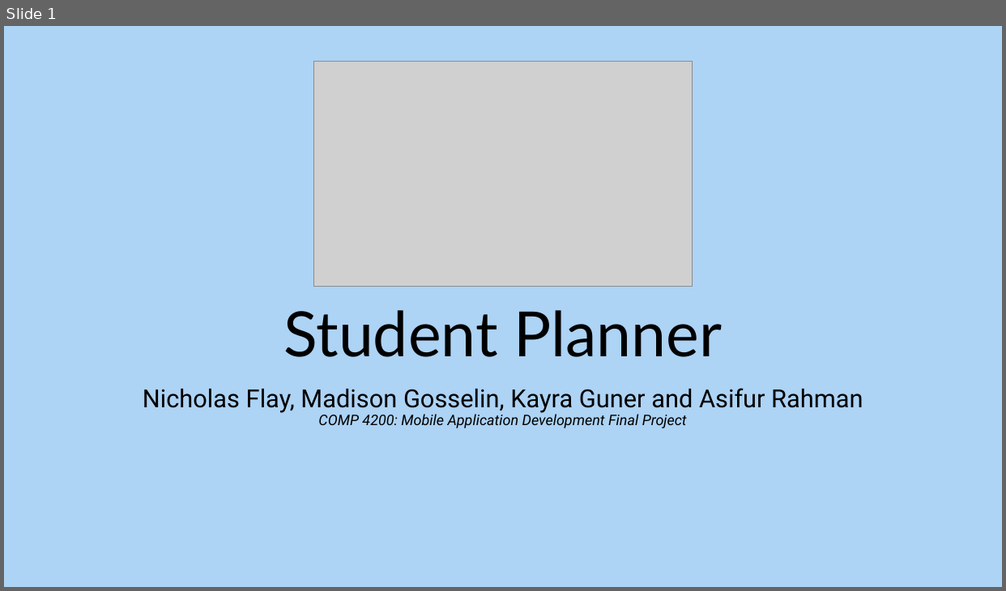
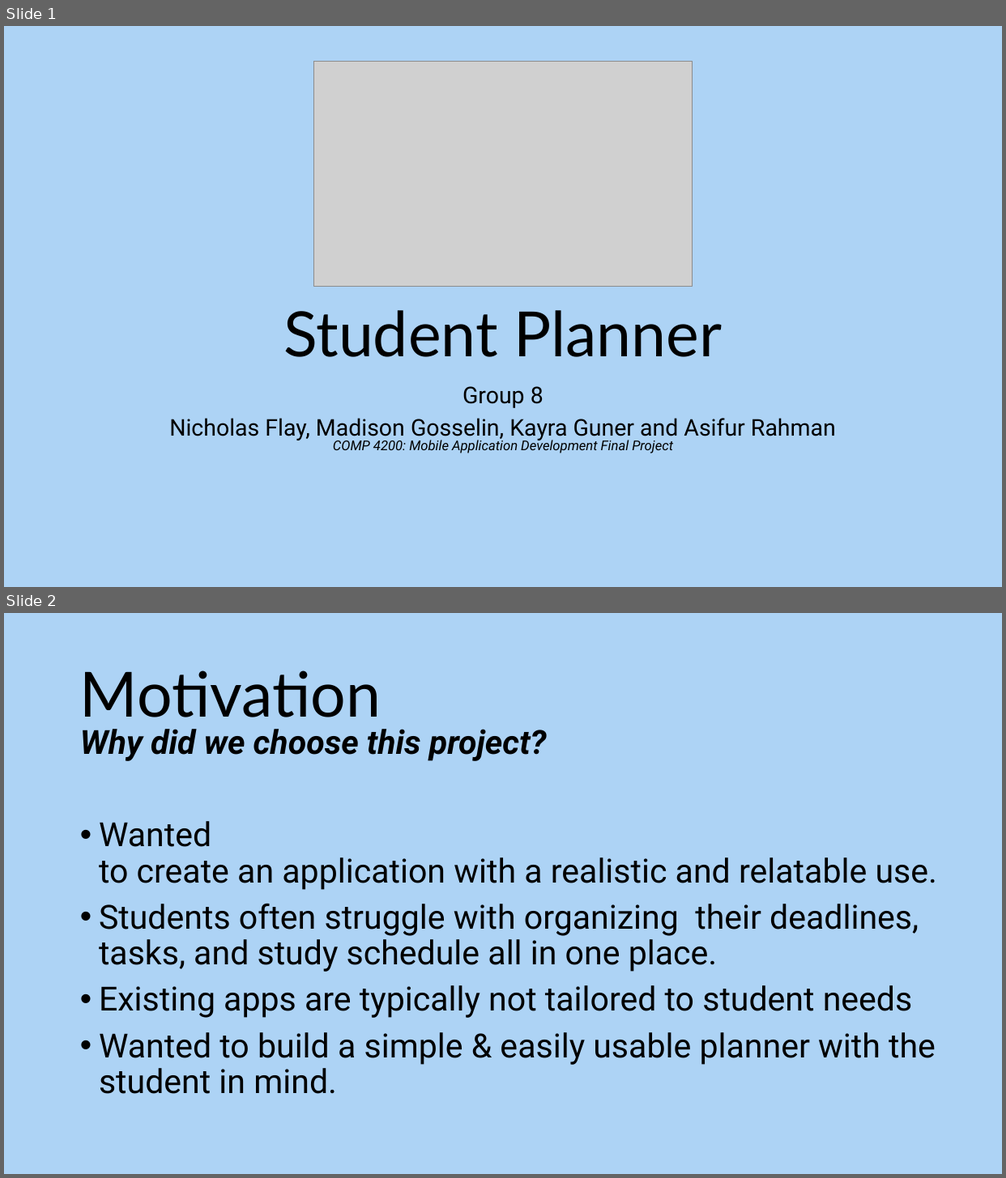
Before and after one commit to MadisonGosselin/COMP4200_StudentPlanner, a slide deck: COMP4200_FinalPresentation.pptx. Shown one above the other, each under a label of ours: slide 1 before the commit, slides 1 and 2 after it. The pictures are 1006x591 and 1006x1178 pixels, drawn with LibreOffice and Linux fonts; fonts in the diff are those of the drawing; grey boxes stand for pictures. Boxes give left, top, right and bottom in pixels: in the first picture for what was removed or moved away, otherwise in the second. Text is boxed around its words. In the diff, an @@ line names an element or a change of style, - is before the commit and + after.

Commit message:
Add files via upload
Slide text and images added as per requirements.

```diff
--- a/COMP4200_FinalPresentation.pptx
+++ b/COMP4200_FinalPresentation.pptx
@@ slide 2 added at [4,613,1002,1174], background #ADD3F5 @@
@@ title added at [80,671,381,717], 60 pt, text #000000 @@
+Motivation
@@ text added at [80,729,937,1094], 32 pt, text #000000 @@
+Why did we choose this project?
+• Wanted to create an application with a realistic and relatable use.
+• Students often struggle with organizing their deadlines, tasks, and study schedule all in one place.
+• Existing apps are typically not tailored to student needs
+• Wanted to build a simple & easily usable planner with the student in mind.
@@ slide 1 changed as well @@
@@ subtitle at [462,386,543,408]: paragraph added @@
+Group 8
@@ subtitle at [169,418,836,454]: size 24 to 22.2 pt in "Nicholas Flay, Madison Gosselin, Kayra Guner and ..."; size 14 to 12.9 pt in "COMP 4200: Mobile Application Development Final Project"; line spacing 0.9 to 0.8 @@
```
Also in this commit, not shown: 8 other slides added, 5 slides removed.
